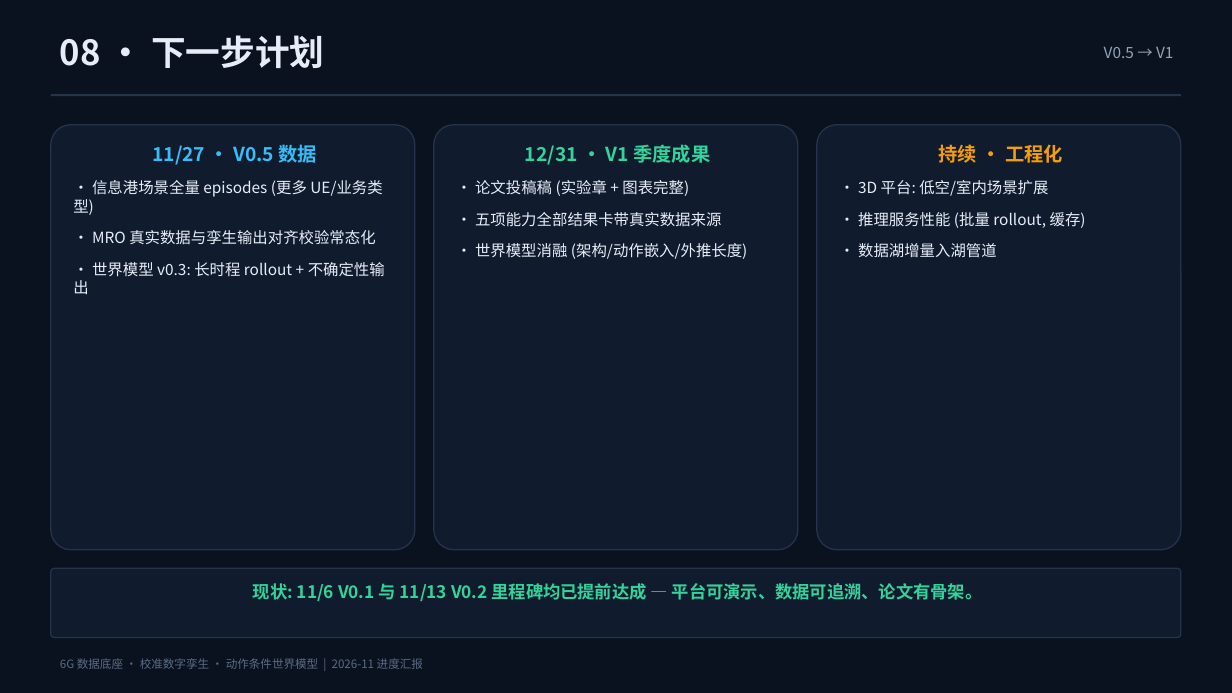
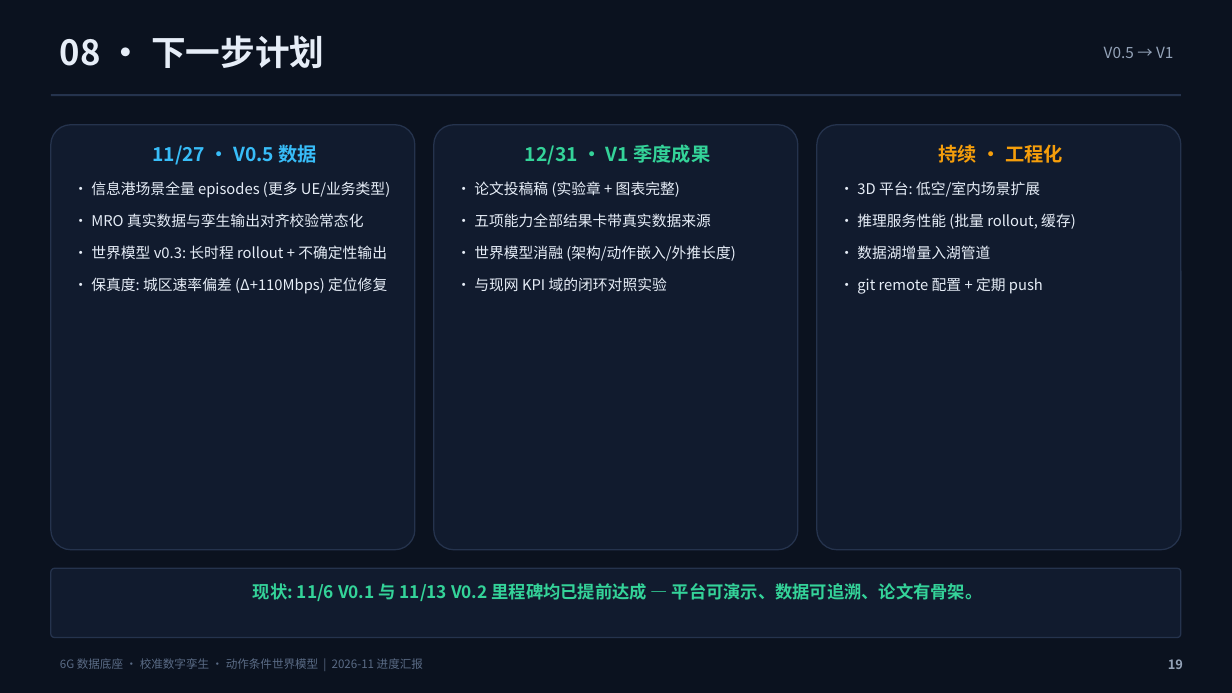
Before and after one commit to xuda1979/world-model, a slide deck: slide 19 of world6g/docs/world6g_progress.pptx. Drawn at 1232x693 pixels with LibreOffice and Linux fonts; fonts in the diff are those of the drawing. Boxes give left, top, right and bottom in pixels: in the first picture for what was removed or moved away, otherwise in the second. Text is boxed around its words. In the diff, an @@ line names an element or a change of style, - is before the commit and + after.

Commit message:
world6g: 中文进展报告 + 世界模型四任务基准评测套件 (wm/) + 论文完善
- 新增 docs/progress_report_20261103.md: 本周期完整进展报告 (数据底座→保真度→反事实动作→WM 基准→3D 平台→论文→PPT)
- 新增 wm/ 包: 动作条件世界模型基准 (models/train/data/metrics/evaluate), 统一接口 6 模型对照
- 新增 docs/wm_suite/: 四任务评测结果 (A 单步配对 bootstrap / B rollout 复合误差 / C 反事实 Δ-效应 / D 不确定性校准) + 三图 + results.json
- 核心结论: 反事实监督后 Δ 预测 corr 0.72 / 符号准确率 73% (Task A 训练模型全部失效); rollout 复合误差与不确定性校准为下一阶段主攻方向
- 论文: 补齐四任务基准章节 + Related Work + Limitations + Conclusion, 编译 main.pdf; PPT 脚本更新真实保真度与 WM 结果页
- .gitignore: 放行 wm_suite 图表

```diff
--- a/world6g/docs/world6g_progress.pptx
+++ b/world6g/docs/world6g_progress.pptx
@@ text in rounded rectangle at (91, 181, 390, 259): size 12 to 11.5 pt in "• 信息港场景全量 episodes (更多 UE/业务类型)", "• MRO 真实数据与孪生输出对齐校验常态化", "• 世界模型 v0.3: 长时程 rollout + 不确定性输出"; more space between paragraphs @@
@@ text in rounded rectangle at (474, 181, 735, 261): size 12 to 11.5 pt in "• 论文投稿稿 (实验章 + 图表完整)", "• 五项能力全部结果卡带真实数据来源", "• 世界模型消融 (架构/动作嵌入/外推长度)"; more space between paragraphs @@
@@ text in rounded rectangle at (857, 181, 1076, 260): size 12 to 11.5 pt in "• 3D 平台: 低空/室内场景扩展", "• 推理服务性能 (批量 rollout, 缓存)", "• 数据湖增量入湖管道"; more space between paragraphs @@
@@ text in rounded rectangle at (91, 277, 387, 294): paragraph added @@
+• 保真度: 城区速率偏差 (Δ+110Mbps) 定位修复
@@ text in rounded rectangle at (474, 277, 667, 291): paragraph added @@
+• 与现网 KPI 域的闭环对照实验
@@ text in rounded rectangle at (857, 277, 1043, 294): paragraph added @@
+• git remote 配置 + 定期 push
@@ text added at (1168, 659, 1183, 669), 10 pt, text #94A3B8, bold @@
+19
```
Also in this commit, not shown: 18 other slides changed, 1 slide added, 1 slide removed, 18 other files.
